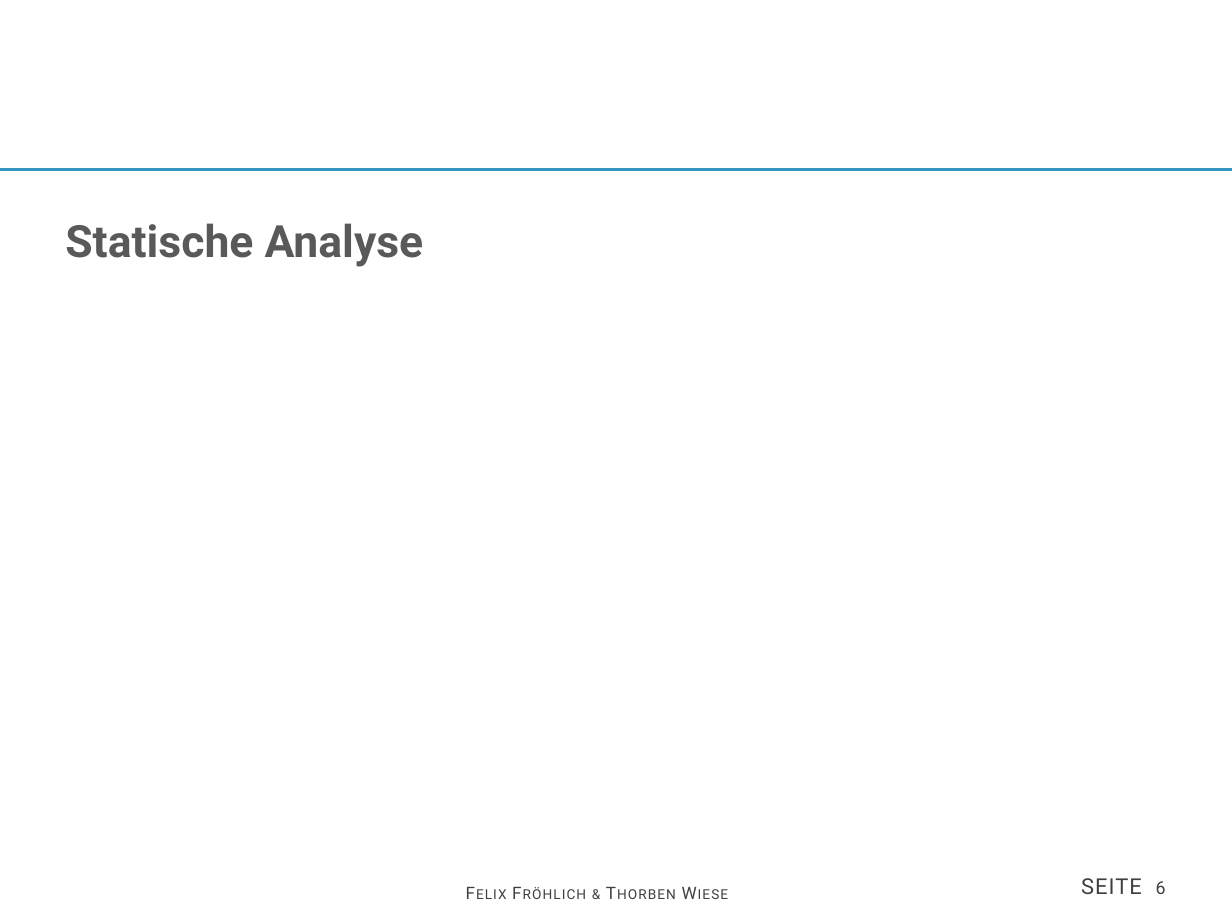
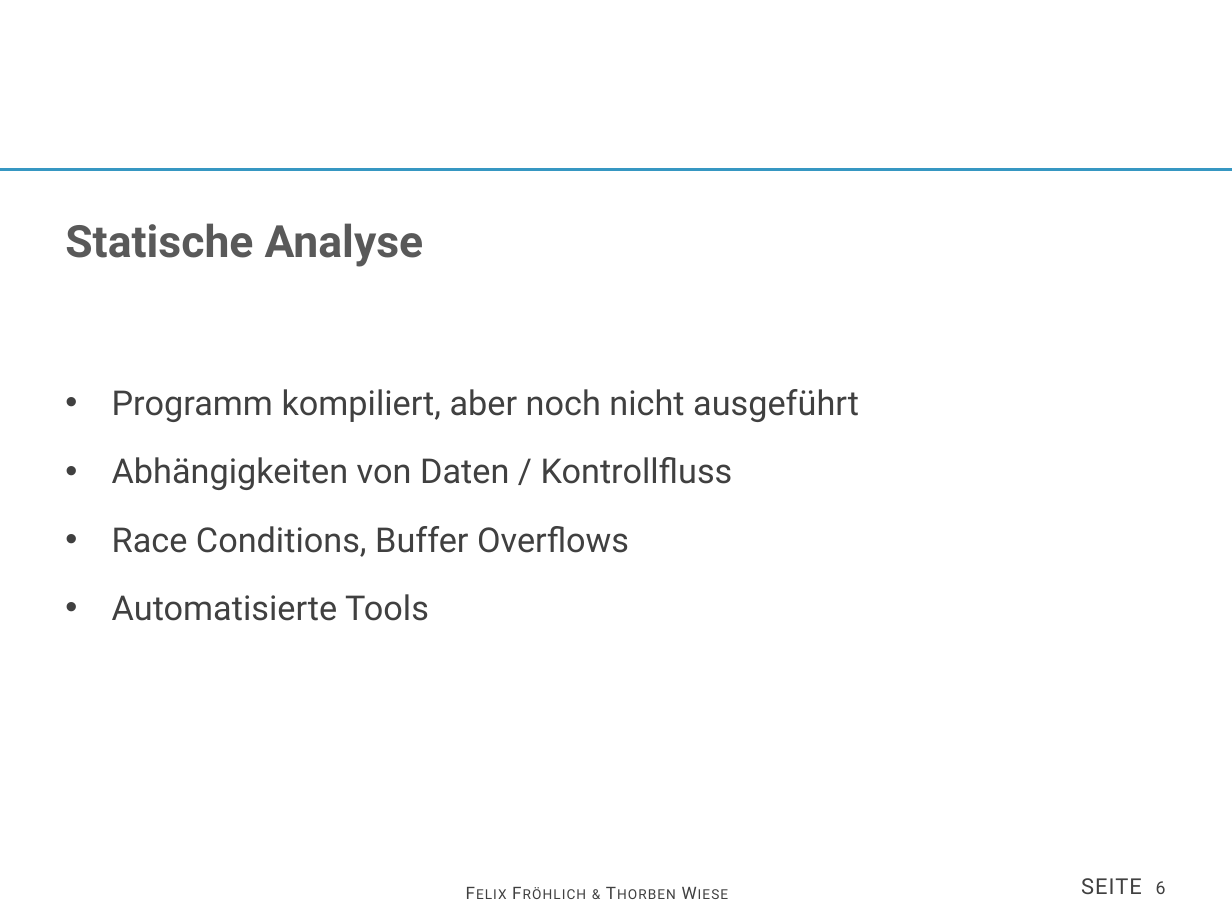
Before and after one commit to thorbenwiese/SRE, a slide deck: slide 6 of vortrag.pptx. Drawn at 1232x924 pixels with LibreOffice and Linux fonts; fonts in the diff are those of the drawing; background and template pictures are left out. Boxes give left, top, right and bottom in pixels: in the first picture for what was removed or moved away, otherwise in the second. Text is boxed around its words. In the diff, an @@ line names an element or a change of style, - is before the commit and + after.

```diff
--- a/vortrag.pptx
+++ b/vortrag.pptx
@@ text added at bbox=[112, 389, 859, 621], 20 pt, text #404040 @@
+• Programm kompiliert, aber noch nicht ausgeführt
+• Abhängigkeiten von Daten / Kontrollfluss
+• Race Conditions, Buffer Overflows
+• Automatisierte Tools
```
Also in this commit, not shown: 2 other slides changed, 4 slides added, 3 slides removed, 2 other files.
